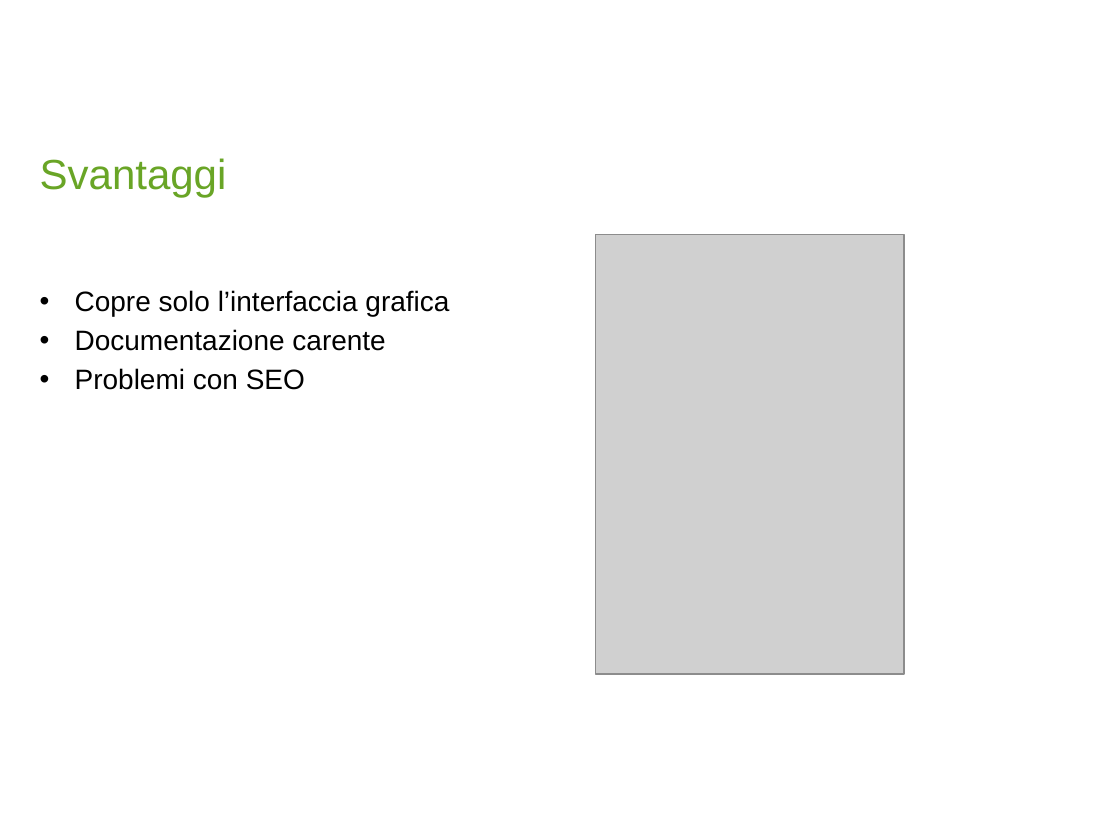
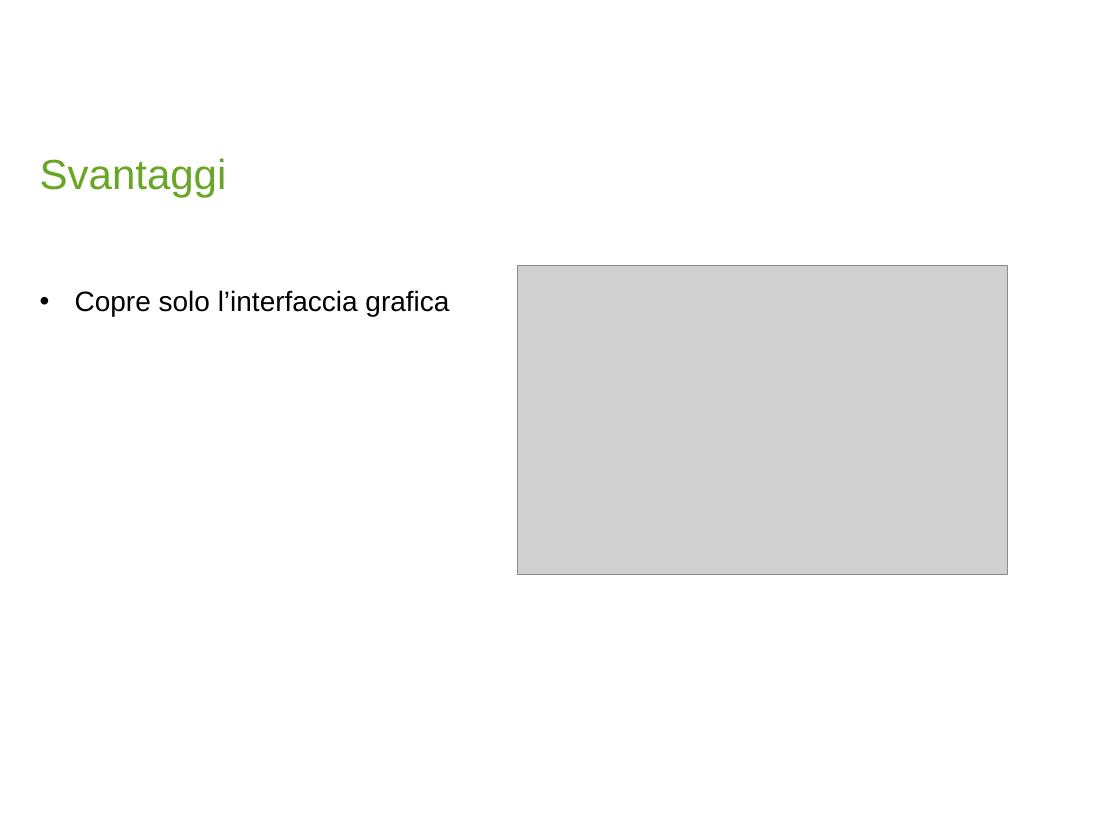
Before and after one commit to AndreaBForce/ReactCalendarComponent, a slide deck: slide 6 of Gr01_React_MorandaRiccardi.pptx. Drawn at 1120x840 pixels with LibreOffice and Linux fonts; fonts in the diff are those of the drawing; grey boxes stand for pictures; background and template pictures are left out. Boxes give left, top, right and bottom in pixels: in the first picture for what was removed or moved away, otherwise in the second. Text is boxed around its words. In the diff, an @@ line names an element or a change of style, - is before the commit and + after.

```diff
--- a/Gr01_React_MorandaRiccardi.pptx
+++ b/Gr01_React_MorandaRiccardi.pptx
@@ picture removed at <box>595,235,904,674</box> @@
@@ picture added at <box>517,265,1008,575</box> @@
@@ text at <box>75,329,385,390</box>: paragraphs removed @@
-• Documentazione carente
-• Problemi con SEO
```
Also in this commit, not shown: 3 other slides changed.
